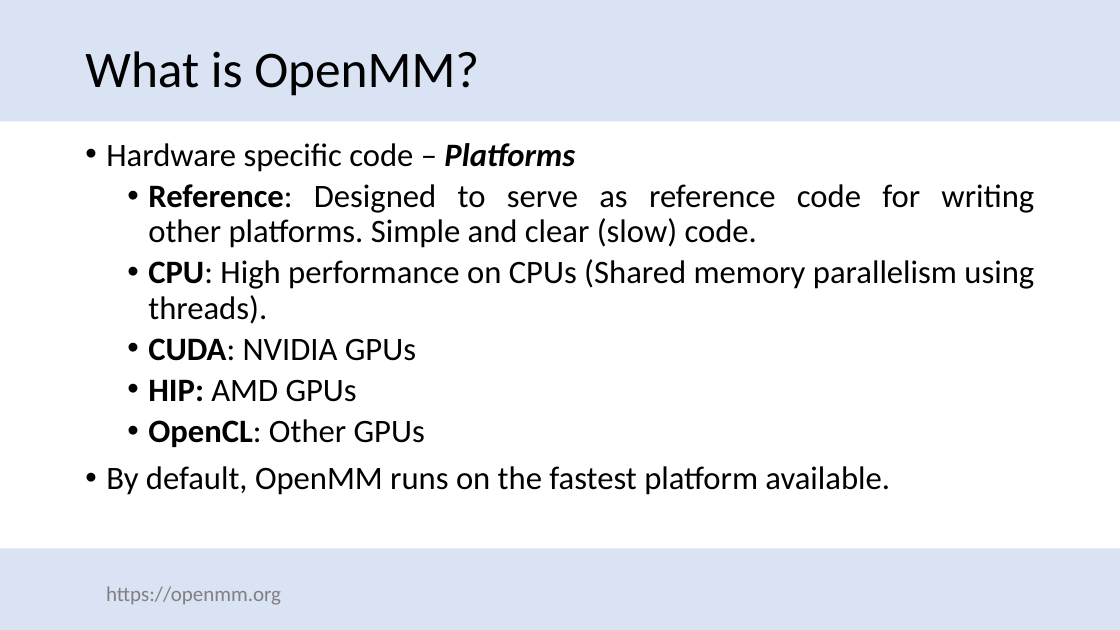
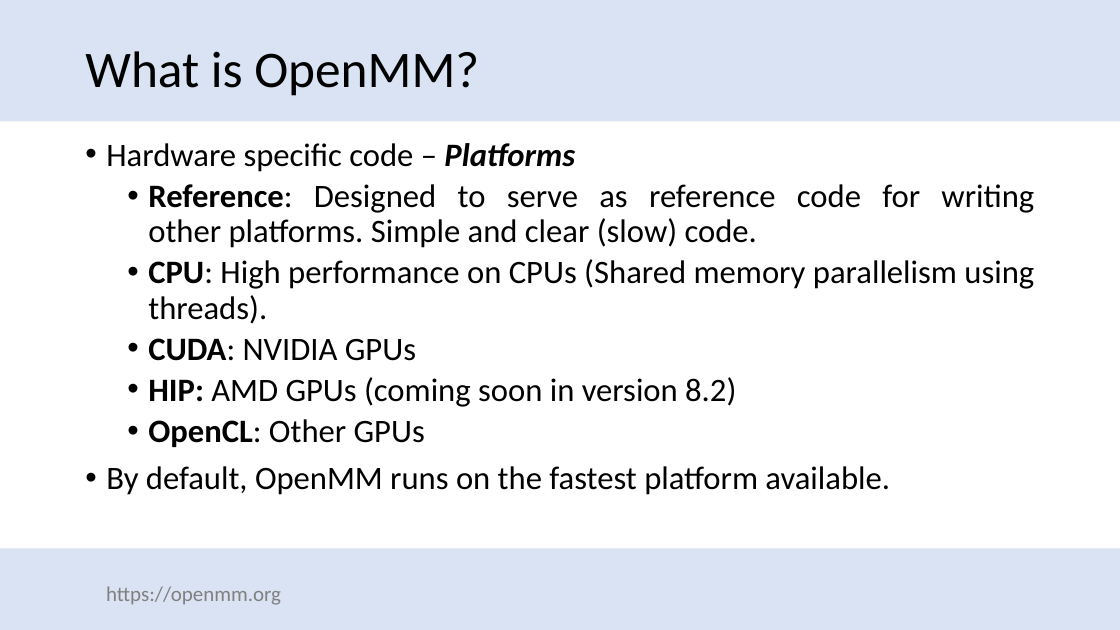
Before and after one commit to openmm/openmm_workshops, a slide deck: slide 5 of slides/intro-2024.pptx. Drawn at 1120x630 pixels with LibreOffice and Linux fonts; fonts in the diff are those of the drawing; background and template pictures are left out. Boxes give left, top, right and bottom in pixels: in the first picture for what was removed or moved away, otherwise in the second. Text is boxed around its words. In the diff, an @@ line names an element or a change of style, - is before the commit and + after.

```diff
--- a/slides/intro-2024.pptx
+++ b/slides/intro-2024.pptx
@@ text at (148, 377, 736, 407): text changed @@
-  • HIP: AMD GPUs
+  • HIP: AMD GPUs (coming soon in version 8.2)
```
Also in this commit, not shown: 7 other slides changed, 1 other file.
